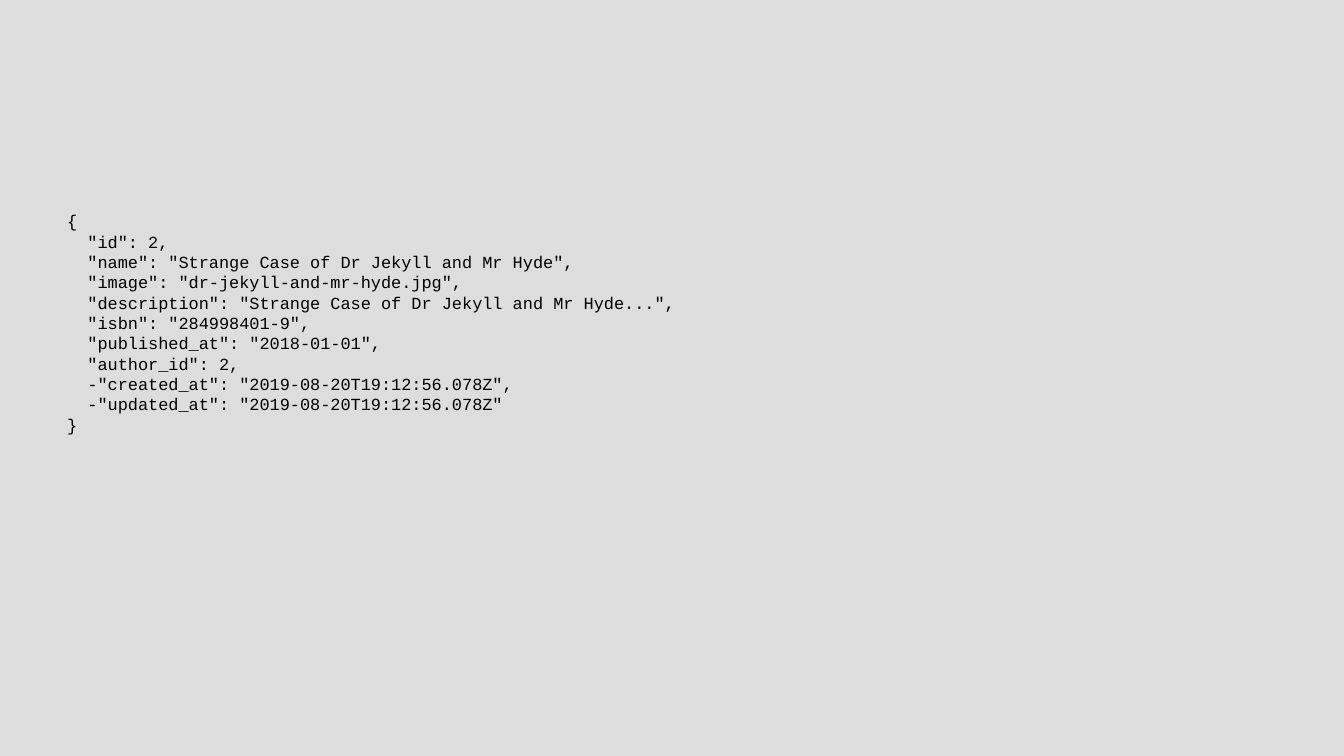
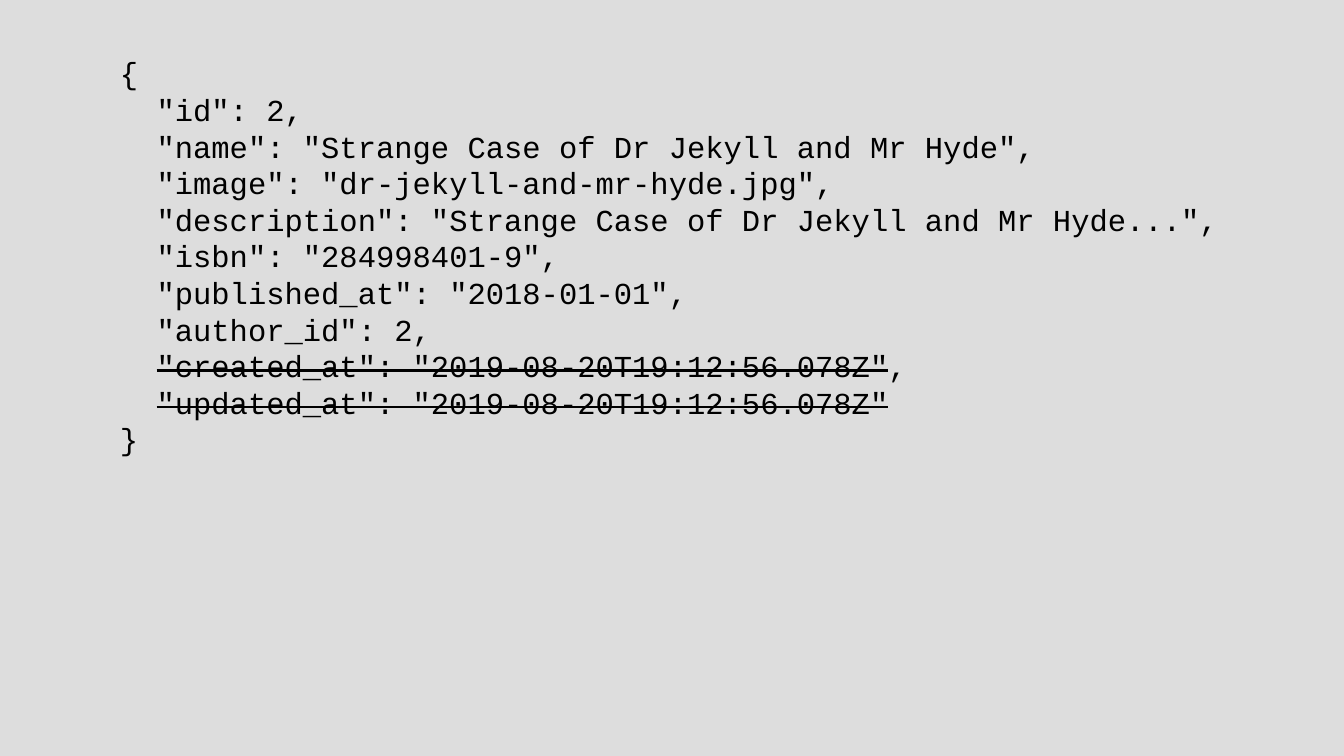
Before and after one commit to chriscressman/architecting-a-search-feature, a slide deck: slide 56 of presentation.odp. Drawn at 1344x756 pixels with LibreOffice and Linux fonts; fonts in the diff are those of the drawing. Boxes give left, top, right and bottom in pixels: in the first picture for what was removed or moved away, otherwise in the second. Text is boxed around its words. In the diff, an @@ line names an element or a change of style, - is before the commit and + after.

```diff
--- a/presentation.odp
+++ b/presentation.odp
@@ subtitle "{": place and size @@
-subtitle "{" at <box>87,235,675,414</box>
+subtitle "{" at <box>157,99,1218,421</box>
@@ subtitle "{" at <box>157,99,1218,421</box>: vertical alignment middle to top @@
@@ subtitle at <box>157,99,1218,347</box>: size 10 to 18 pt in "{", ""id": 2,", ""name": "Strange Case of Dr Jekyll and ...", ""image": "dr-jekyll-and-mr-hyde.jpg"," and 5 more places @@
@@ subtitle at <box>157,355,907,421</box>: text changed; size 10 to 18 pt @@
--"created_at": "2019-08-20T19:12:56.078Z",
--"updated_at": "2019-08-20T19:12:56.078Z"
+"created_at": "2019-08-20T19:12:56.078Z",
+"updated_at": "2019-08-20T19:12:56.078Z"
```
Also in this commit, not shown: 30 other slides changed, 11 slides added, 14 slides removed.
